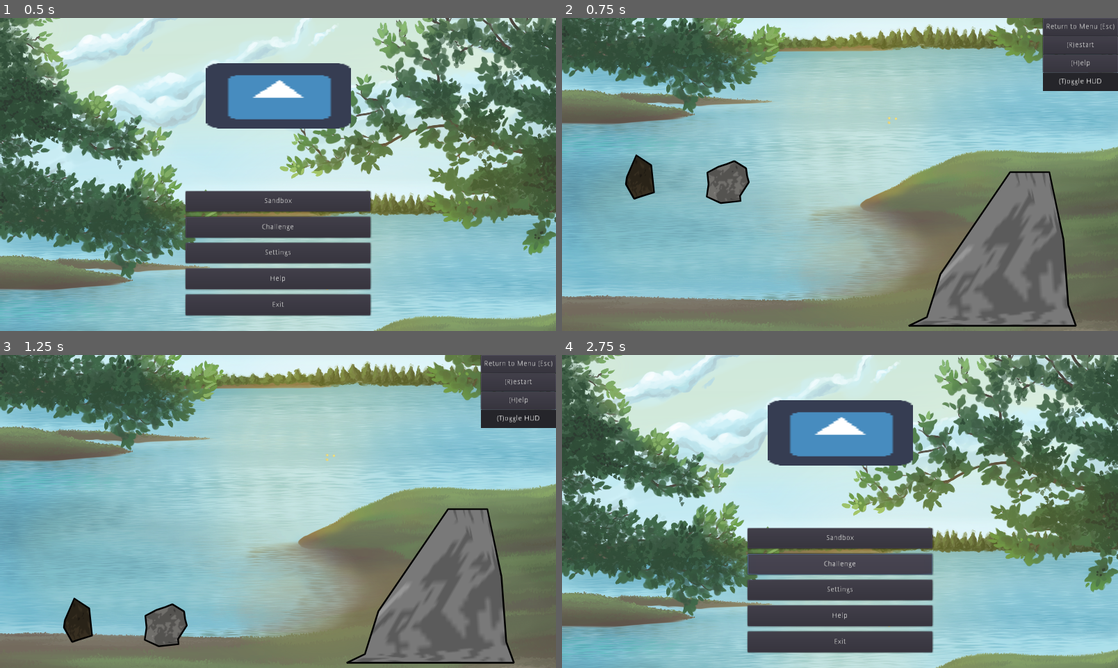
Above: before the commit, frames 1-4 (two rows, left to right).
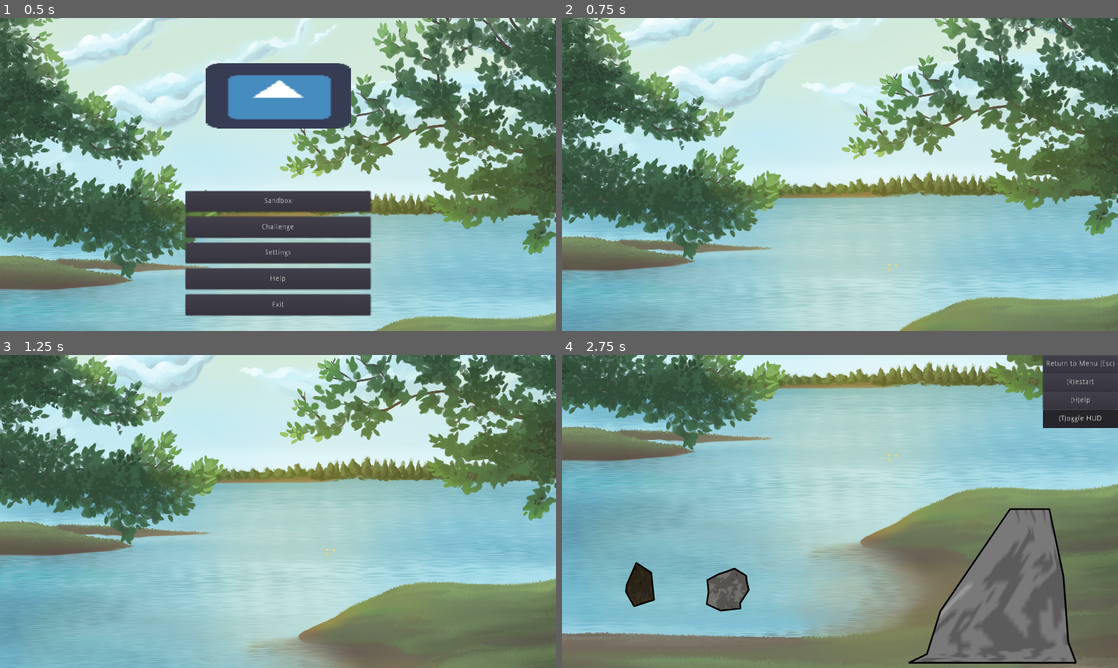
Above: after the commit, the same moments.

Repository: ebrahimebrahim/knock-the-rock
Game: Godot game, scene res://MenuScreen.tscn
Same seed, same stepped clock (60 frames per second), same inputs: the game is played once before the commit and once after it. The engine's default icon, where the game draws it, is replaced by a stand-in: a white triangle on a blue panel in a dark square.
Inputs (mouse positions are in pixels of both pictures, inside the frame that each line leads up to):
- Up to frame 1 (0.5 s): no input
- Up to frame 2 (0.75 s): click "Sandbox" at 0.5 s
- Up to frame 3 (1.25 s): no input
- Up to frame 4 (2.75 s): click (1079, 364) at 1.25 s, where only the run before the commit has a clickable "Return to Menu (Esc)"; click (840, 564) at 2 s, where only the run before the commit has a clickable "Challenge"

Frame 1 is identical in both runs. In frame 2, 87% of the frame differs, in the area x 0-100%, y 0-100%; in frame 3, 78%; in frame 4, 93%.

Commit message:
made sandbox button scroll up the background before changing scene
Seems to work, but not sure if the code is so elegant. Also, we should do the reverse for "return to menu".

Diff:
--- a/ktr/MenuScreen.gd
+++ b/ktr/MenuScreen.gd
@@ -1,4 +1,7 @@
 extends VBoxContainer
+
+var scrolling_bg : bool = false
+var change_scene_to : String
 
 func _ready():
 	$MenuZone/Menu/SdbxButton.connect("button_up",self,"_on_sdbx")
@@ -8,7 +11,7 @@
 	$MenuZone/Menu/ExitButton.connect("button_up",self,"_on_exit")
 
 func _on_sdbx():
-	get_tree().change_scene("res://GameSandbox.tscn")
+	scroll_bg("res://GameSandbox.tscn")
 
 func _on_chlg():
 	print("chlg peup")
@@ -21,3 +24,17 @@
 
 func _on_exit():
 	get_tree().quit()
+
+func scroll_bg(scene):
+	$LogoZone.hide()
+	$MenuZone.hide()
+	scrolling_bg = true
+	change_scene_to = scene
+
+func _process(delta):
+	if scrolling_bg:
+		if $bg.position.y > 176:
+			$bg.position.y -= 200*delta
+		else:
+			scrolling_bg = false
+			get_tree().change_scene(change_scene_to)
